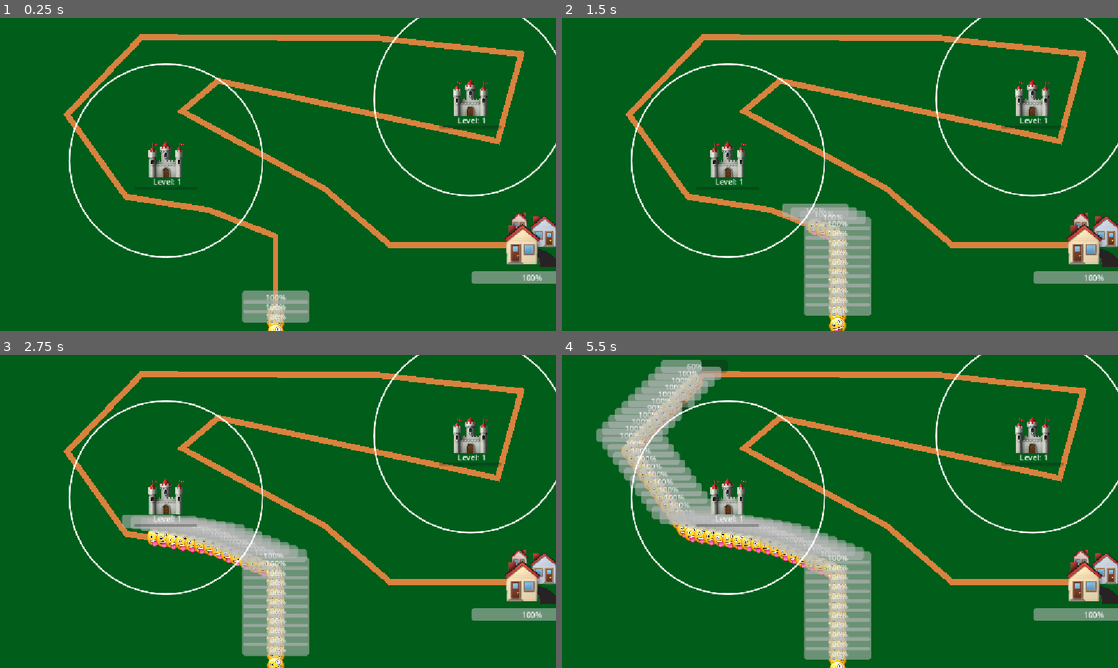
Above: before the commit, frames 1-4 (two rows, left to right).
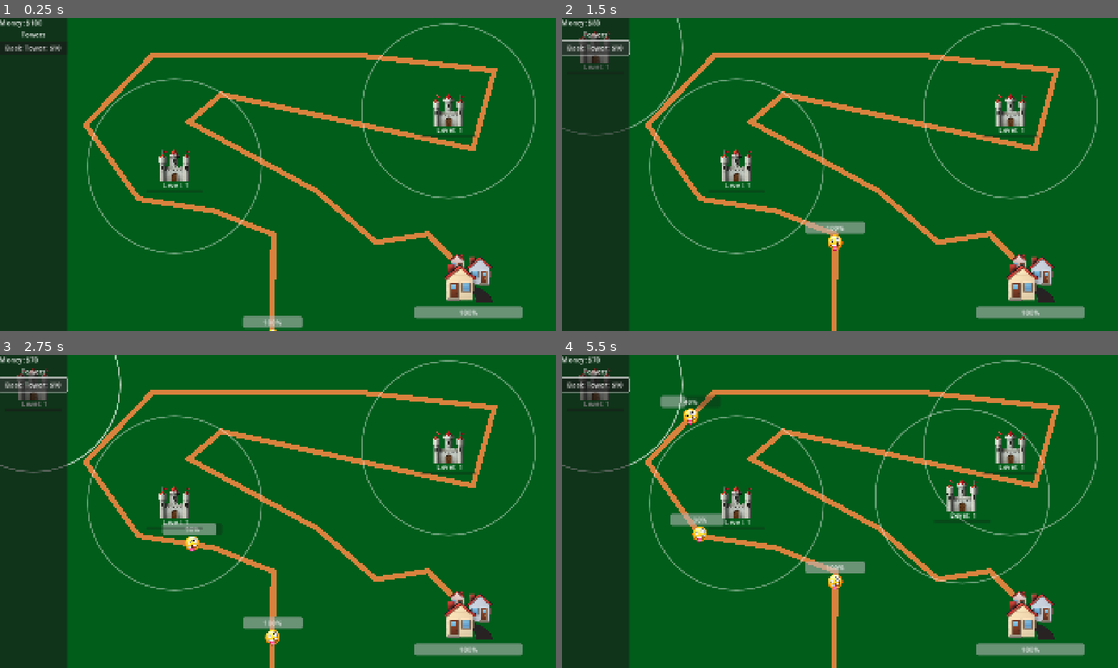
Above: after the commit, the same moments.

Repository: alexcolemandata/tower-defense
Game: Godot game, scene res://game.tscn
The game is run twice, just before and just after one commit, with the same random seed, the same clock (stepped at 60 frames per second) and the same inputs.
Inputs (mouse positions are in pixels of both pictures, inside the frame that each line leads up to):
- Up to frame 1 (0.25 s): no input
- Up to frame 2 (1.5 s): click (595, 49) at 0.5 s, where only the run after the commit has a clickable "Basic Tower: $10"; click (595, 49) at 1.25 s, where only the run after the commit has a clickable "Basic Tower: $10"
- Up to frame 3 (2.75 s): click (33, 386) at 2 s, where only the run after the commit has a clickable "Basic Tower: $10"
- Up to frame 4 (5.5 s): move the mouse to (962, 495) at 2.77 s; click (962, 495) at 2.92 s; move the mouse to (728, 527) at 3.52 s; click (728, 527) at 3.67 s; move the mouse to (895, 442) at 4.27 s; click (895, 442) at 4.42 s; move the mouse to (812, 574) at 5.02 s; click (812, 574) at 5.17 s

The runs differ from the first frame. In frame 1, 29% of the frame differs, in the area x 0-100%, y 0-100%; in frame 2, 32%; in frame 3, 34%; in frame 4, 39%.

Commit message:
add ability to purchase towers

Diff:
--- a/game.gd
+++ b/game.gd
@@ -1,28 +1,72 @@
 extends Node2D
+
+const TOWER = preload("uid://eou4mq5n6oh3")
 
 @onready var monster_trail: Path2D = %MonsterTrail
 @onready var town: Town = %Town
 @onready var game_over_screen: ColorRect = %GameOverScreen
+@onready var in_game_ui: InGameUI = %InGameUI
 
 @export var seconds_per_monster: float = 1.0
+
 var seconds_since_monster: float = 0.
-var is_game_over: bool = false
+var money: int = 100
+var purchase_tower_button: Button
+
+enum GameState {PLAYING, PLACING_TOWER, GAME_OVER}
+var game_state = GameState.PLAYING
 
 func _ready() -> void:
 	spawn_monster()
 	town.death_manager = self
 	monster_trail.destination_town = town
 	game_over_screen.visible = false
+	refresh_money()
+	purchase_tower_button = in_game_ui.tower_purchase_menu.add_tower_to_purchase("Basic Tower", 10)
+	purchase_tower_button.pressed.connect(_attempt_purchase.bind("Basic Tower", 10))
+
+	return
 
 func _input(event: InputEvent) -> void:
 	if event.is_action_pressed("quit"):
 		exit_game()
 
+func _attempt_purchase(tower_name: String, cost: int) -> void:
+	if not game_state == GameState.PLAYING:
+		return
+
+	if cost > money:
+		print("not enough money")
+		return
+	money -= cost
+	print("purchased ", tower_name, " for $", str(cost))
+	choosing_tower_placement("Basic Tower")
+	refresh_money()
+
+	return
+
+func choosing_tower_placement(tower_name: String) -> void:
+	print("placing: " + tower_name)
+	game_state = GameState.PLACING_TOWER
+
+	var new_tower: Tower = TOWER.instantiate()
+	new_tower.state = Tower.State.PLACING
+	new_tower.placed.connect(finished_placing_tower)
+	add_child(new_tower)
+
+	return
+
+func finished_placing_tower() -> void:
+	game_state = GameState.PLAYING
+
+func refresh_money() -> void:
+	in_game_ui.set_money(money)
+
 func exit_game() -> void:
 	get_tree().quit()
 
 func _process(delta: float) -> void:
-	if is_game_over:
+	if game_state == GameState.GAME_OVER:
 		return
 	seconds_since_monster += delta
 	if seconds_since_monster >= seconds_per_monster:
@@ -40,5 +84,5 @@
 		game_over()
 
 func game_over() -> void:
-	is_game_over = true
+	game_state = GameState.GAME_OVER
 	game_over_screen.visible = true
--- a/game.tscn
+++ b/game.tscn
@@ -1,24 +1,26 @@
-[gd_scene load_steps=6 format=3 uid="uid://bka00kwm83sv3"]
+[gd_scene load_steps=7 format=3 uid="uid://bka00kwm83sv3"]
 
 [ext_resource type="Script" uid="uid://dry28hs6v2cxv" path="res://game.gd" id="1_80nbo"]
 [ext_resource type="PackedScene" uid="uid://dxmbscpv7glme" path="res://monster_trail.tscn" id="2_e2o6t"]
 [ext_resource type="PackedScene" uid="uid://eou4mq5n6oh3" path="res://tower.tscn" id="3_feb5d"]
 [ext_resource type="PackedScene" uid="uid://du65lrtiyds3j" path="res://town.tscn" id="4_fc0e3"]
+[ext_resource type="PackedScene" uid="uid://dwc1hnjb0rhp5" path="res://in_game_ui.tscn" id="5_7jktm"]
 
 [sub_resource type="LabelSettings" id="LabelSettings_fc0e3"]
 font_size = 80
 
 [node name="Game" type="Node2D"]
 script = ExtResource("1_80nbo")
-seconds_per_monster = 0.1
+seconds_per_monster = 2.0
 
 [node name="BackgroundGrass" type="ColorRect" parent="."]
 z_index = -100
-offset_left = -11.0
-offset_top = -10.0
-offset_right = 1160.0
-offset_bottom = 657.0
+offset_left = -94.0
+offset_top = -96.0
+offset_right = 1306.0
+offset_bottom = 704.0
 color = Color(4.548356e-06, 0.36466426, 0.101144485, 1)
+metadata/_edit_use_anchors_ = true
 
 [node name="MonsterTrail" parent="." instance=ExtResource("2_e2o6t")]
 unique_name_in_owner = true
@@ -28,10 +30,6 @@
 
 [node name="Tower2" parent="." instance=ExtResource("3_feb5d")]
 position = Vector2(975, 168)
-
-[node name="Town" parent="." instance=ExtResource("4_fc0e3")]
-unique_name_in_owner = true
-position = Vector2(1101, 465)
 
 [node name="GameOverScreen" type="ColorRect" parent="."]
 unique_name_in_owner = true
@@ -59,3 +57,19 @@
 label_settings = SubResource("LabelSettings_fc0e3")
 horizontal_alignment = 1
 vertical_alignment = 1
+
+[node name="Town" parent="." instance=ExtResource("4_fc0e3")]
+unique_name_in_owner = true
+position = Vector2(1020, 559)
+
+[node name="Camera2D" type="Camera2D" parent="."]
+position = Vector2(582, 314)
+zoom = Vector2(1.5, 1.5)
+
+[node name="InGameUI" parent="." instance=ExtResource("5_7jktm")]
+unique_name_in_owner = true
+z_index = 100
+offset_left = -59.0
+offset_top = -47.0
+offset_right = 1221.0
+offset_bottom = 679.0
--- /dev/null
+++ b/in_game_ui.gd
@@ -0,0 +1,7 @@
+class_name InGameUI extends Control
+
+@onready var money_display: Label = %MoneyDisplay
+@onready var tower_purchase_menu: TowerPurchaseMenu = $Panel/LeftPanel/TowerPurchaseMenu
+
+func set_money(money: int) -> void:
+	money_display.text = "Money: $" + str(money)
--- /dev/null
+++ b/in_game_ui.tscn
@@ -0,0 +1,39 @@
+[gd_scene load_steps=3 format=3 uid="uid://dwc1hnjb0rhp5"]
+
+[ext_resource type="Script" uid="uid://2m4xc5qluom4" path="res://in_game_ui.gd" id="1_kenku"]
+[ext_resource type="Script" uid="uid://b2n7jq12tyr8s" path="res://tower_purchase_menu.gd" id="2_onc8m"]
+
+[node name="InGameUI" type="Control"]
+layout_mode = 3
+anchors_preset = 0
+offset_right = 1920.0
+offset_bottom = 1080.0
+script = ExtResource("1_kenku")
+
+[node name="Panel" type="Panel" parent="."]
+layout_mode = 1
+anchors_preset = 9
+anchor_bottom = 1.0
+offset_right = 156.0
+grow_vertical = 2
+
+[node name="LeftPanel" type="VBoxContainer" parent="Panel"]
+layout_mode = 1
+anchors_preset = 10
+anchor_right = 1.0
+offset_bottom = 85.0
+grow_horizontal = 2
+
+[node name="MoneyDisplay" type="Label" parent="Panel/LeftPanel"]
+unique_name_in_owner = true
+layout_mode = 2
+text = "Money: $0"
+
+[node name="TowerPurchaseMenu" type="VBoxContainer" parent="Panel/LeftPanel"]
+layout_mode = 2
+script = ExtResource("2_onc8m")
+
+[node name="TowerHeading" type="Label" parent="Panel/LeftPanel/TowerPurchaseMenu"]
+layout_mode = 2
+text = "Towers"
+horizontal_alignment = 1
--- a/monster_trail.tscn
+++ b/monster_trail.tscn
@@ -4,9 +4,9 @@
 
 [sub_resource type="Curve2D" id="Curve2D_80nbo"]
 _data = {
-"points": PackedVector2Array(0, 0, 0, 0, 571, 656, 0, 0, 0, 0, 571, 452, 0, 0, 0, 0, 434, 398, 0, 0, 0, 0, 261, 370, 0, 0, 0, 0, 139, 200, 0, 0, 0, 0, 293, 40, 0, 0, 0, 0, 777, 41, 0, 0, 0, 0, 1080, 75, 0, 0, 0, 0, 1031, 255, 0, 0, 0, 0, 452, 130, 0, 0, 0, 0, 377, 193, 0, 0, 0, 0, 672, 353, 0, 0, 0, 0, 808, 470, 0, 0, 0, 0, 1056, 470)
+"points": PackedVector2Array(0, 0, 0, 0, 569, 733, 0, 0, 0, 0, 571, 452, 0, 0, 0, 0, 434, 398, 0, 0, 0, 0, 261, 370, 0, 0, 0, 0, 139, 200, 0, 0, 0, 0, 293, 40, 0, 0, 0, 0, 777, 41, 0, 0, 0, 0, 1080, 75, 0, 0, 0, 0, 1031, 255, 0, 0, 0, 0, 452, 130, 0, 0, 0, 0, 377, 193, 0, 0, 0, 0, 672, 353, 0, 0, 0, 0, 808, 470, 0, 0, 0, 0, 927, 451, 0, 0, 0, 0, 1025, 552)
 }
-point_count = 14
+point_count = 15
 
 [node name="MonsterTrail" type="Path2D"]
 curve = SubResource("Curve2D_80nbo")
--- a/project.godot
+++ b/project.godot
@@ -17,6 +17,8 @@
 
 [display]
 
+window/size/viewport_width=1920
+window/size/viewport_height=1080
 window/stretch/mode="canvas_items"
 
 [input]
--- a/tower.gd
+++ b/tower.gd
@@ -10,6 +10,10 @@
 @onready var current_level_display: Label = %CurrentLevelDisplay
 @onready var xp_level_progress_bar: ProgressBar = %XPLevelProgressBar
 
+signal placed
+
+enum State {PLACING, ACTIVE}
+var state = State.ACTIVE
 
 var xp: int = 0
 var level: int = 1
@@ -23,14 +27,39 @@
 	refresh_level_display()
 
 func _process(delta: float) -> void:
+	if state == State.ACTIVE:
+		_process_active(delta)
+	elif state == State.PLACING:
+		_process_placing(delta)
+
+	return
+
+func _process_active(delta):
 	last_shot_time += delta
 	if last_shot_time >= 1/shoots_per_second:
 		attempt_shot()
 
-	return
+func _process_placing(_delta) -> void:
+	modulate.a = 0.3
+	global_position = get_global_mouse_position()
 
 func _draw() -> void:
-	draw_circle(Vector2.ZERO, vision_range, Color.WHITE, false, 2.0, true)
+	draw_circle(Vector2.ZERO, vision_range, Color(1., 1., 1., 0.4), false, 2.0, true)
+
+func _input(event: InputEvent) -> void:
+	if not state == State.PLACING:
+		return
+
+	if (event is InputEventMouseButton) and event.is_released():
+		print("mouse event!!")
+		attempt_placement(get_global_mouse_position())
+
+func attempt_placement(new_global_position: Vector2) -> void:
+	global_position = new_global_position
+	state = State.ACTIVE
+	modulate.a = 1.
+	placed.emit()
+	return
 
 func attempt_shot() -> void:
 	var overlaps: Array[Area2D] = vision_area.get_overlapping_areas()
@@ -46,7 +75,6 @@
 
 func shoot_at(target) -> void:
 	create_shot_line(target)
-
 
 	target.take_damage(damage_per_shot, self)
 	last_shot_time = 0.
--- /dev/null
+++ b/tower_purchase_menu.gd
@@ -0,0 +1,8 @@
+class_name TowerPurchaseMenu extends VBoxContainer
+
+func add_tower_to_purchase(tower_name: String, cost: int) -> Button:
+	var new_button = Button.new()
+	new_button.text = tower_name + ": $" + str(cost)
+	add_child(new_button)
+
+	return new_button
Not shown, added: in_game_ui.gd.uid
Not shown, added: tower_purchase_menu.gd.uid
Not shown, changed: TODO.md
